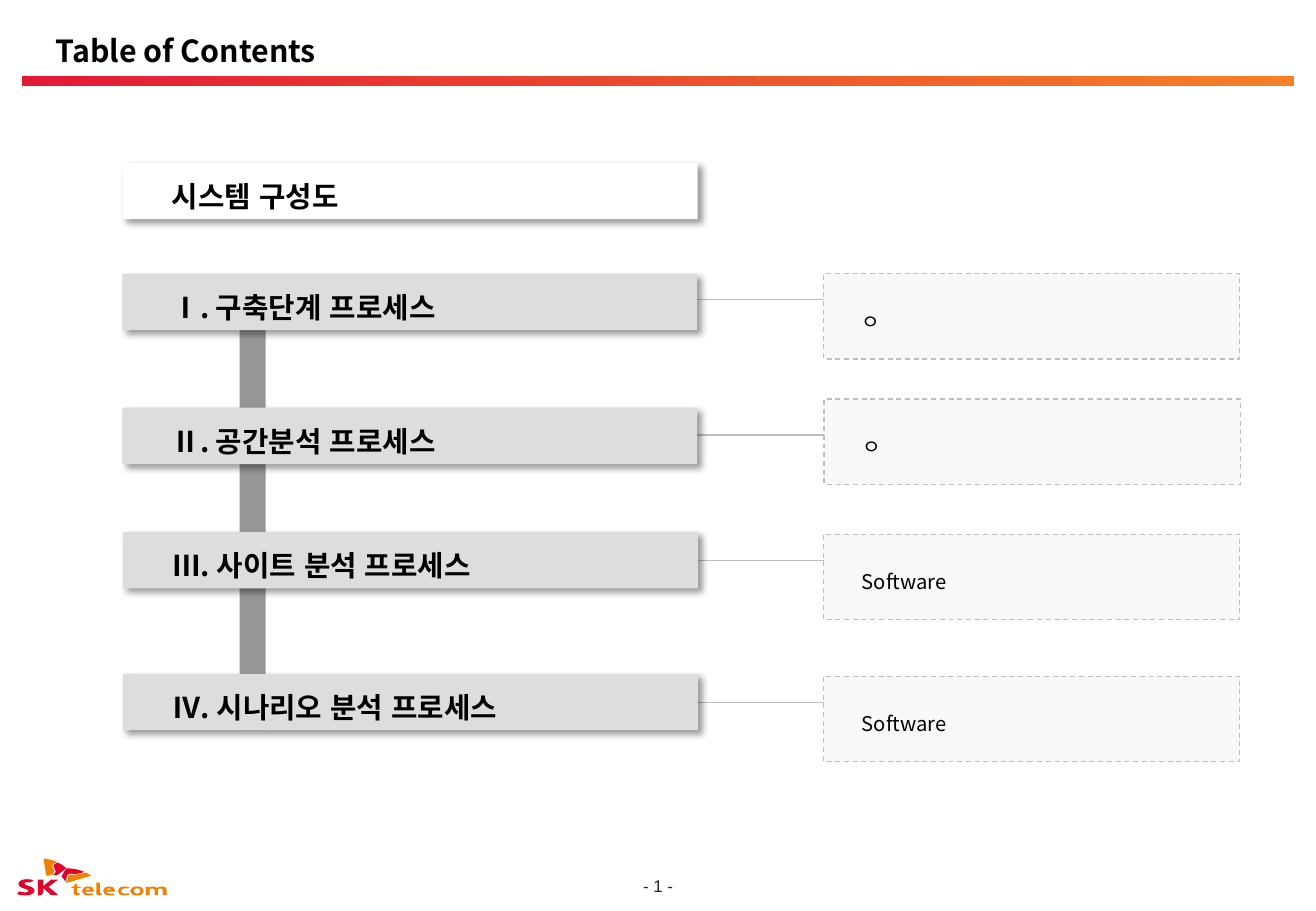
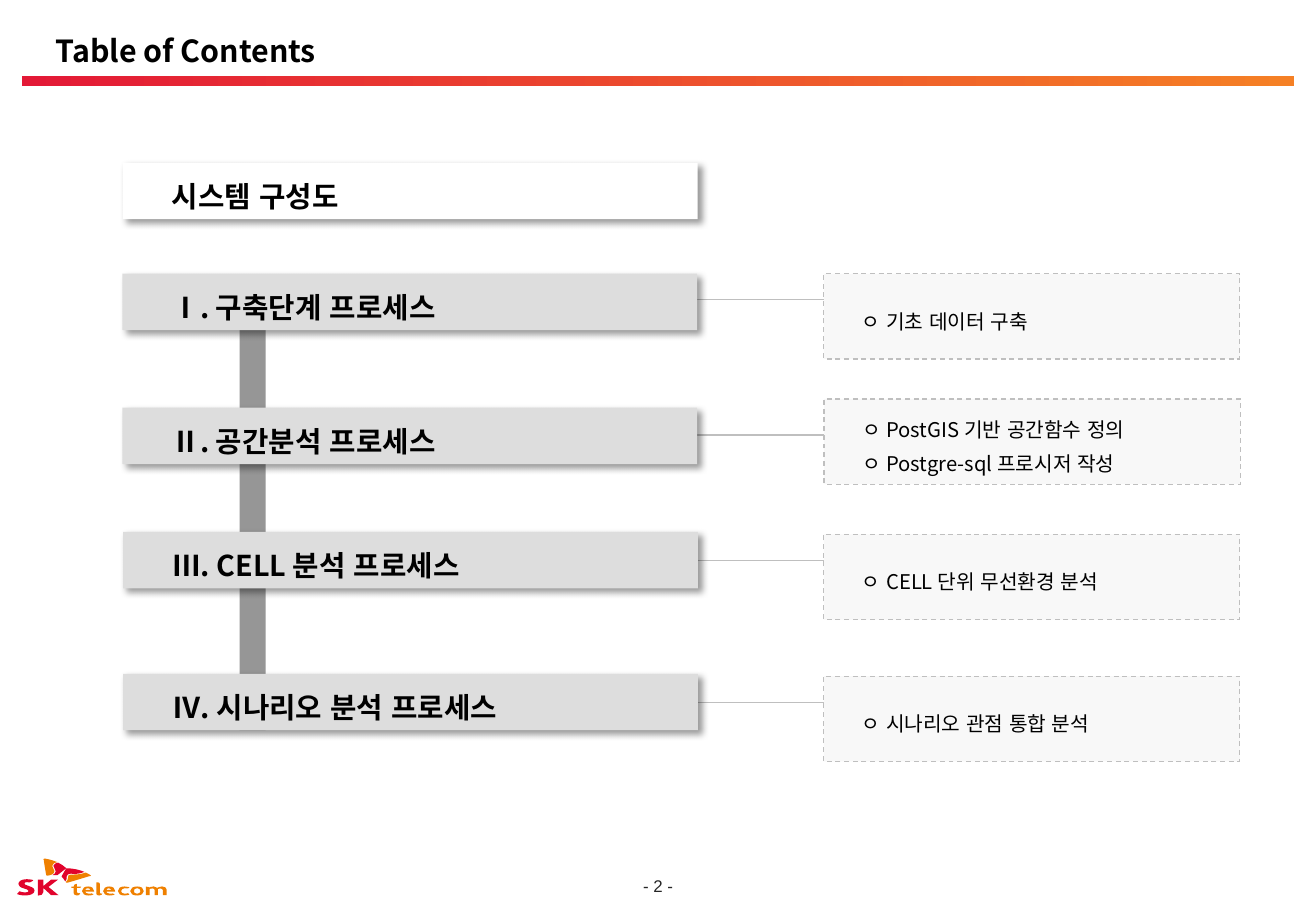
Before and after one commit to pmosoft/spark_scala, a slide deck: slide 3 of eos/02.설계/TEOSPI-ProcessFlow_20190715.pptx (slide 2 before the commit). Drawn at 1316x911 pixels with LibreOffice and Linux fonts; fonts in the diff are those of the drawing; background and template pictures are left out. Boxes give left, top, right and bottom in pixels: in the first picture for what was removed or moved away, otherwise in the second. Text is boxed around its words. In the diff, an @@ line names an element or a change of style, - is before the commit and + after.

```diff
--- a/eos/02.설계/TEOSPI-ProcessFlow_20190715.pptx
+++ b/eos/02.설계/TEOSPI-ProcessFlow_20190715.pptx
@@ text in rectangle at [862,312,1027,331]: text changed @@
-ㅇ
+ㅇ 기초 데이터 구축
@@ text in rectangle at [862,420,1124,476]: text changed @@
-ㅇ
+ㅇ PostGIS 기반 공간함수 정의
+ㅇ Postgre-sql 프로시저 작성
@@ text in rectangle at [172,552,460,579]: text changed @@
-Ⅲ. 사이트 분석 프로세스
+Ⅲ. CELL 분석 프로세스
@@ text in rectangle at [862,572,1097,591]: text changed @@
-Software
+ㅇ CELL 단위 무선환경 분석
@@ text in rectangle at [862,714,1089,733]: text changed @@
-Software
+ㅇ 시나리오 관점 통합 분석
@@ page number at [653,880,662,892]: text changed @@
-- 1 -
+- 2 -
```
Also in this commit, not shown: 4 other slides changed, 14 slides added, 4 other files.
